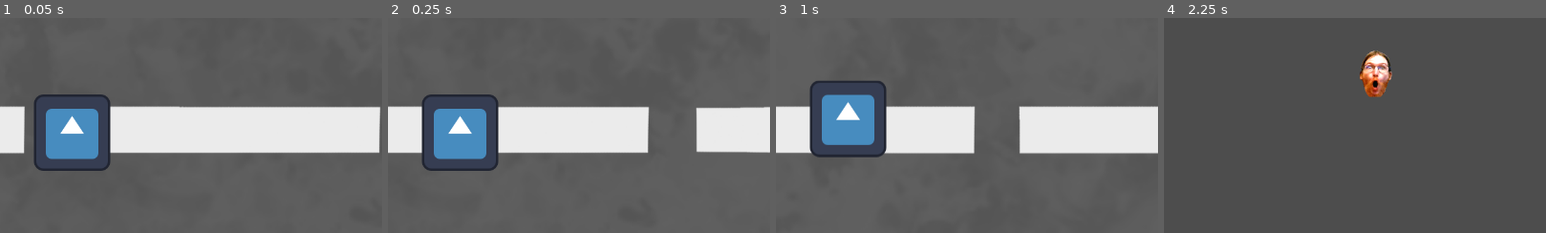
Above: before the commit, frames 1-4 (left to right).
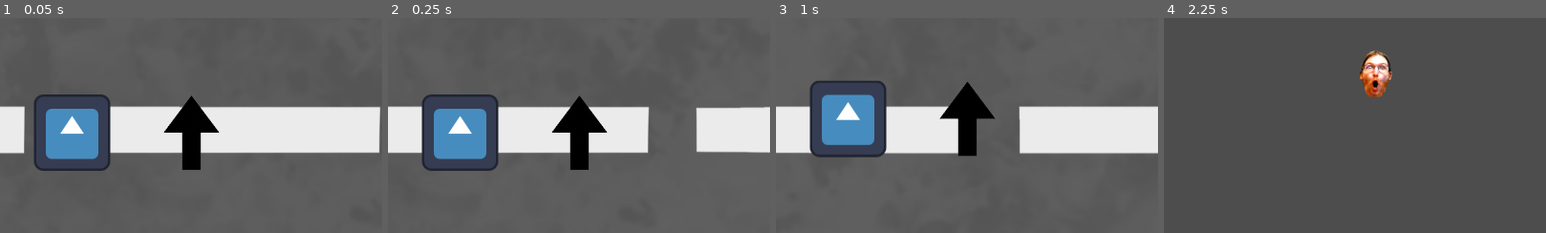
Above: after the commit, the same moments.

Repository: KairosGames/AccessM1
Game: Godot game, scene res://Scenes/game_manager.tscn
Two runs of this game, one before a commit and one after it. Both use one fixed random seed, a clock stepped at 60 frames per second and the inputs below. The engine's default icon, where the game draws it, is replaced by a stand-in: a white triangle on a blue panel in a dark square.
Inputs:
- Up to frame 1 (0.05 s): no input
- Up to frame 2 (0.25 s): no input
- Up to frame 3 (1 s): hold D (Right) from 0.53 s (still down); hold Space (Action) from 0.53 s (still down); tap W (Up) at 0.77 s
- Up to frame 4 (2.25 s): release Space (Action) at 1.28 s; tap P (SwitchGame) at 1.35 s; tap W (Up) at 1.52 s; release D (Right) at 2.03 s; hold A (Left) from 2.03 s (still down); hold Space (Action) from 2.03 s (still down)
The pictures show only the part of the screen within x 14-64%, y 23-73%; the shares and areas given below are measured in that part.

The runs differ from the first frame. In frame 1, 2.2% of the frame differs, in the area x 42-58%, y 36-71%; in frame 2, 2.2%; in frame 3, 2.2%, in the area x 42-58%, y 29-65%; in frame 4, nothing differs.

Commit message:
update car player

Diff:
--- a/Scripts/car_game/player_car.gd
+++ b/Scripts/car_game/player_car.gd
@@ -1,6 +1,6 @@
 extends Node2D
 
-var is_one_button : bool = false
+var is_one_button : bool = true
 var double_tap : float = 0.25
 var direction : bool = true
 var waiting_tap : bool = false
